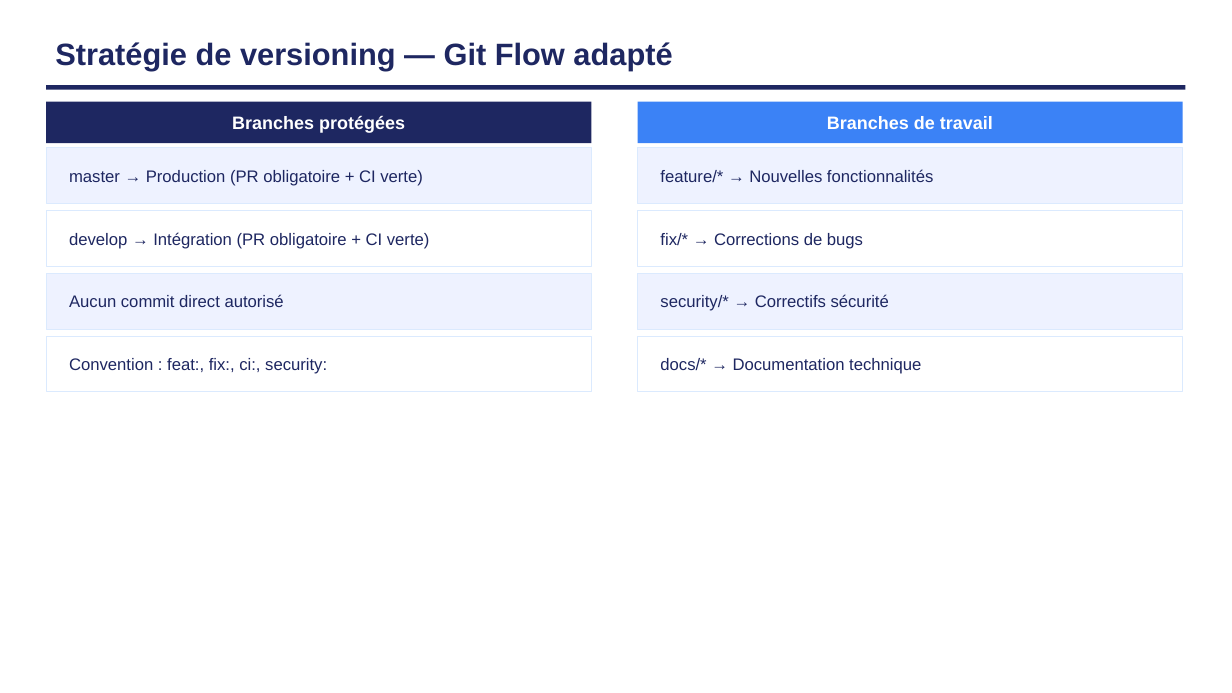
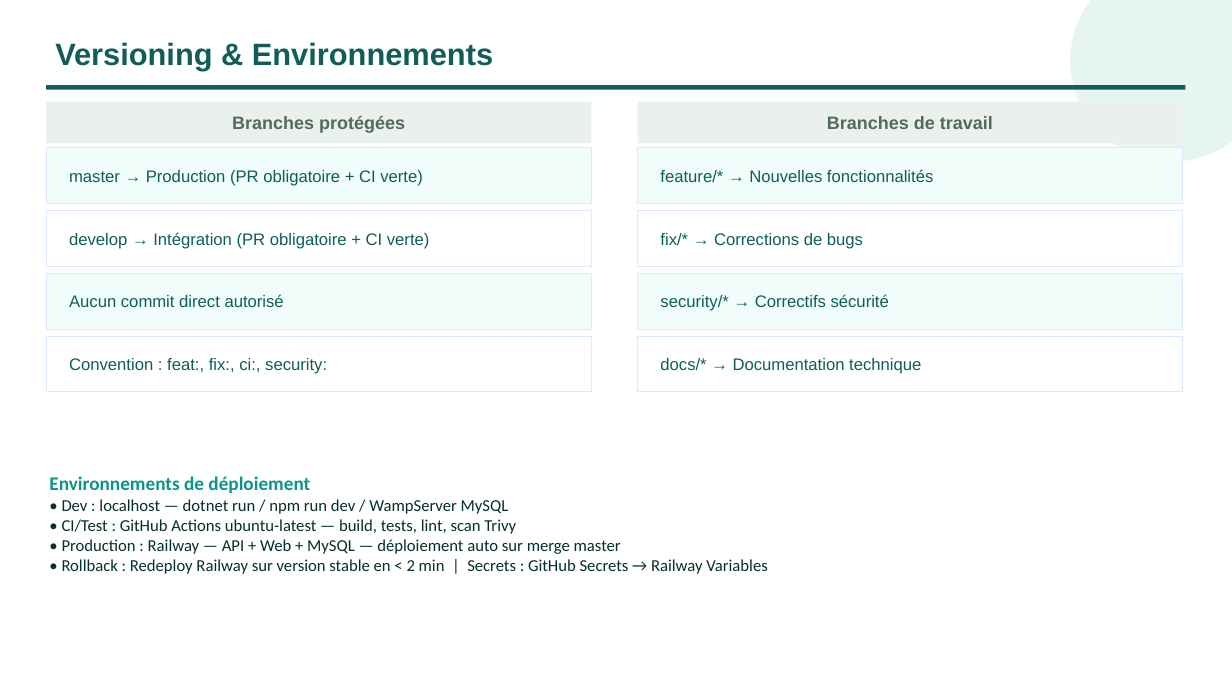
Before and after one commit to Clement-Souil/CesiZen, a slide deck: slide 6 of docs-bloc3/Soutenance_Bloc3_CESIZen.pptx (slide 7 before the commit). Drawn at 1232x693 pixels with LibreOffice and Linux fonts; fonts in the diff are those of the drawing. Boxes give left, top, right and bottom in pixels: in the first picture for what was removed or moved away, otherwise in the second. Text is boxed around its words. In the diff, an @@ line names an element or a change of style, - is before the commit and + after.

```diff
--- a/docs-bloc3/Soutenance_Bloc3_CESIZen.pptx
+++ b/docs-bloc3/Soutenance_Bloc3_CESIZen.pptx
@@ ellipse added at [1070, 0, 1232, 162], fill #0D9488 at 10% opacity @@
@@ text at [55, 42, 493, 71]: text changed; text colour #1E2761 to #115E59 @@
-Stratégie de versioning — Git Flow adapté
+Versioning & Environnements
@@ rectangle at [46, 85, 1186, 90]: fill #1E2761 to #115E59 @@
@@ text "Branches protégées" at [232, 116, 405, 133]: text colour #FFFFFF to #516B5D @@
@@ rectangle at [46, 102, 592, 143]: fill #1E2761 to #EAF1EC @@
@@ text "Branches de travail" at [827, 116, 993, 129]: text colour #FFFFFF to #516B5D @@
@@ rectangle at [638, 102, 1183, 143]: fill #3B82F6 to #EAF1EC @@
@@ fill #EEF2FF to #F0FDFA in 4 elements at [46, 148, 592, 203], [46, 274, 592, 329], [638, 148, 1183, 203], [638, 274, 1183, 329] @@
@@ text colour #1E2761 to #115E59 in 8 elements at [69, 170, 423, 186], [69, 232, 430, 249], [69, 294, 284, 307], [69, 358, 327, 374], [660, 169, 933, 182], [660, 233, 863, 249], [660, 294, 889, 311], [660, 358, 921, 374] @@
@@ text added at [49, 476, 767, 574], 13 pt, text #042F2E @@
+Environnements de déploiement
+• Dev : localhost — dotnet run / npm run dev / WampServer MySQL
+• CI/Test : GitHub Actions ubuntu-latest — build, tests, lint, scan Trivy
+• Production : Railway — API + Web + MySQL — déploiement auto sur merge master
+• Rollback : Redeploy Railway sur version stable en < 2 min | Secrets : GitHub Secrets → Railway Variables
```
Also in this commit, not shown: 19 other slides changed, 6 slides removed, 40 other files.
